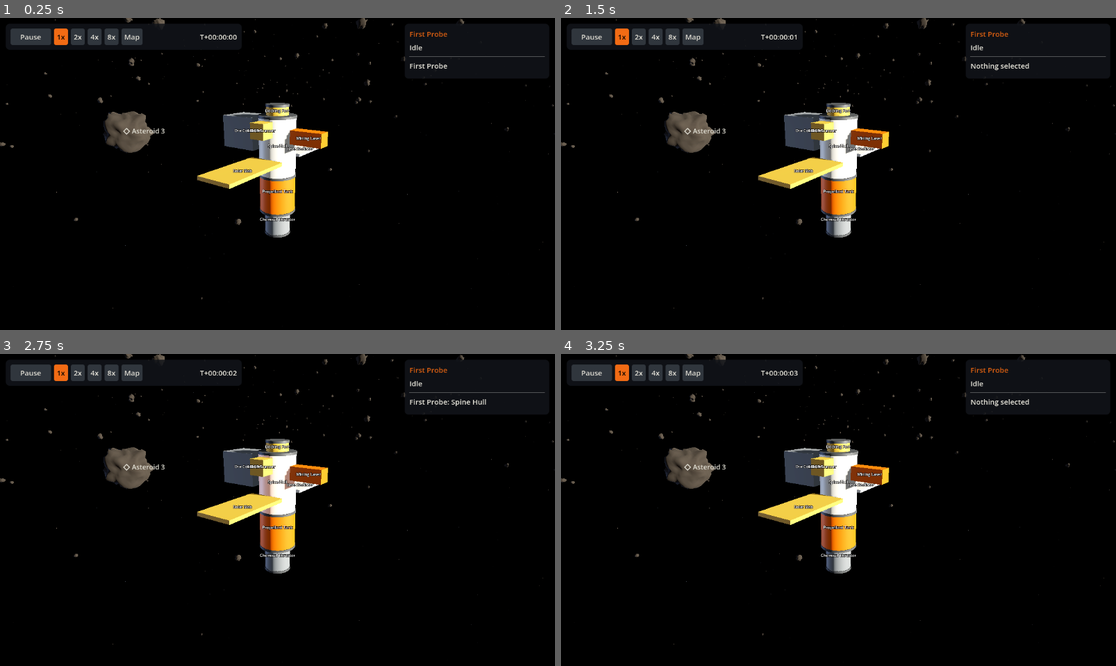
Above: before the commit, frames 1-4 (two rows, left to right).
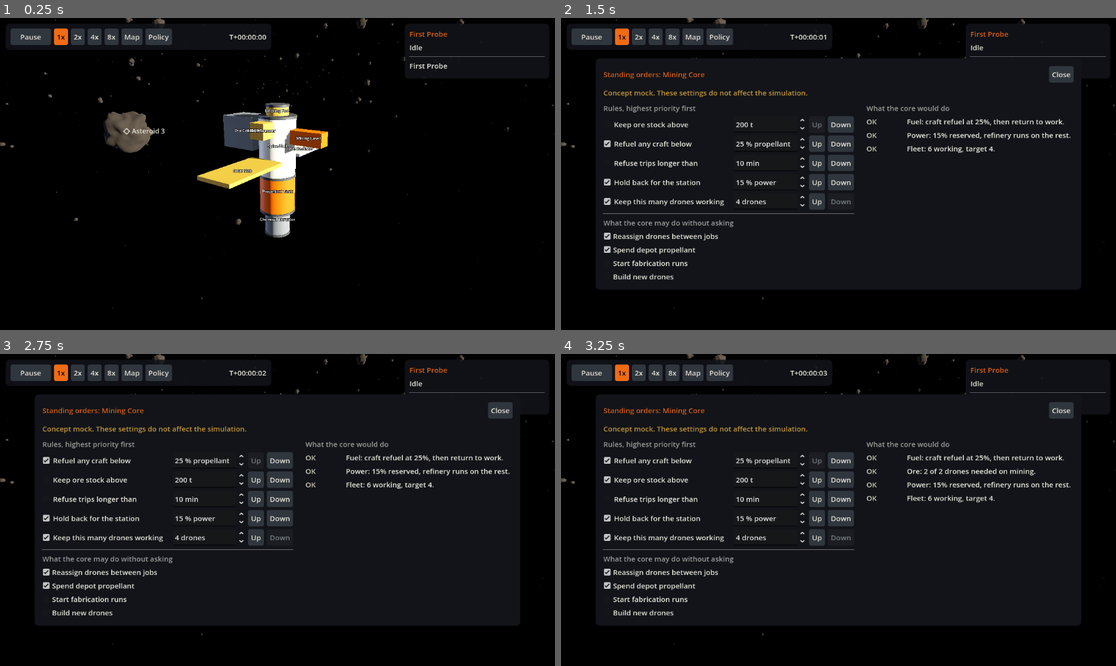
Above: after the commit, the same moments.

Repository: Tunje/spacejunk
Game: Godot game, scene res://client/main.tscn
Two runs of this game, one before a commit and one after it. Both use one fixed random seed, a clock stepped at 60 frames per second and the inputs below.
Inputs (mouse positions are in pixels of both pictures, inside the frame that each line leads up to):
- Up to frame 1 (0.25 s): no input
- Up to frame 2 (1.5 s): click (721, 36) at 0.5 s, where only the run after the commit has a clickable "Policy"; click (605, 124) at 1.27 s
- Up to frame 3 (2.75 s): click (277, 460) at 2 s, where only the run after the commit has a clickable "Down"
- Up to frame 4 (3.25 s): click (605, 478) at 2.77 s

The runs differ from the first frame. In frame 1, 0.4% of the frame differs, in the area x 26-49%, y 3-9%; in frame 2, 63%; in frame 3, 63%, in the area x 6-94%, y 3-87%; in frame 4, 63%.

Commit message:
Add mock standing-orders screen (D6)
A policy screen for the workplan section 4 spike. The player sets rules and
permissions and reads what the core would do. It is invented data and sends
no commands. Also rewords out_of_range as Move there first.

Co-Authored-By: Claude Opus 5.5 <noreply@anthropic.com>

Diff:
--- a/client/debug/screenshot_driver.gd
+++ b/client/debug/screenshot_driver.gd
@@ -5,6 +5,7 @@
 ##   --order=<order key>             pressed after --delay frames
 ##   --speed=1|2|4|8  --zoom=<metres>  --yaw=<radians>  --pitch=<radians>
 ##   --map=1                         opens the system map
+##   --policy=1                      opens the standing-orders mock
 
 var main: Node3D
 var parsed: Dictionary = {}
@@ -52,6 +53,8 @@
 		if parsed.has("zoom"):
 			camera.target_distance_m = float(parsed["zoom"])
 			camera.distance_m = camera.target_distance_m
+	if parsed.has("policy"):
+		main.standing_orders.toggle()
 	if parsed.has("order"):
 		for i in range(int(parsed.get("delay", "5"))):
 			await get_tree().process_frame
--- a/client/main.gd
+++ b/client/main.gd
@@ -11,6 +11,7 @@
 @onready var event_log: EventLog = %EventLog
 @onready var markers: EntityMarkers = %Markers
 @onready var system_map: SystemMap = $SystemMap
+@onready var standing_orders: StandingOrdersScreen = %StandingOrders
 
 
 func _ready() -> void:
@@ -22,6 +23,7 @@
 	event_log.bind(bridge)
 	system_map.bind(bridge, local_view)
 	time_controls.map_pressed.connect(toggle_map)
+	time_controls.policy_pressed.connect(standing_orders.toggle)
 	var args := OS.get_cmdline_user_args()
 	ScreenshotDriver.attach_if_requested(self, args)
 	ScreenshotRunner.attach_if_requested(self, args)
@@ -34,6 +36,12 @@
 	if key.physical_keycode == KEY_M:
 		toggle_map()
 		get_viewport().set_input_as_handled()
+	elif key.physical_keycode == KEY_P:
+		standing_orders.toggle()
+		get_viewport().set_input_as_handled()
+	elif key.physical_keycode == KEY_ESCAPE and standing_orders.visible:
+		standing_orders.toggle()
+		get_viewport().set_input_as_handled()
 	elif key.physical_keycode == KEY_ESCAPE and system_map.is_open():
 		toggle_map()
 		get_viewport().set_input_as_handled()
--- a/client/main.tscn
+++ b/client/main.tscn
@@ -12,6 +12,7 @@
 [ext_resource type="Shader" path="res://client/view/shaders/space_sky.gdshader" id="9_sky"]
 [ext_resource type="Script" path="res://client/view/system_map.gd" id="10_map"]
 [ext_resource type="Script" path="res://client/ui/map_overlay.gd" id="11_overlay"]
+[ext_resource type="Script" path="res://client/mock/standing_orders_screen.gd" id="12_policy"]
 
 [sub_resource type="ShaderMaterial" id="ShaderMaterial_sky"]
 shader = ExtResource("9_sky")
@@ -106,6 +107,17 @@
 grow_horizontal = 0
 script = ExtResource("6_orders")
 
+[node name="StandingOrders" type="PanelContainer" parent="Overlay"]
+unique_name_in_owner = true
+anchors_preset = 8
+anchor_left = 0.5
+anchor_top = 0.5
+anchor_right = 0.5
+anchor_bottom = 0.5
+grow_horizontal = 2
+grow_vertical = 2
+script = ExtResource("12_policy")
+
 [node name="EventLog" type="PanelContainer" parent="Overlay"]
 unique_name_in_owner = true
 anchors_preset = 2
--- /dev/null
+++ b/client/mock/standing_orders_mock.gd
@@ -0,0 +1,76 @@
+class_name StandingOrdersMock extends RefCounted
+## Invented data and rules for the standing-orders spike (workplan section 4).
+## It answers one question for the owner: is setting policy fun? Nothing here
+## touches the simulation, and all of it can be deleted without other changes.
+
+const FLEET_DRONES := 6
+const RULES: Array[Dictionary] = [
+	{ "id": "keep_ore", "text": "Keep ore stock above", "value": 200, "unit": "t", "max": 2000, "step": 50, "on": true },
+	{ "id": "refuel", "text": "Refuel any craft below", "value": 25, "unit": "% propellant", "max": 90, "step": 5, "on": true },
+	{ "id": "trip_limit", "text": "Refuse trips longer than", "value": 10, "unit": "min", "max": 120, "step": 5, "on": false },
+	{ "id": "power_reserve", "text": "Hold back for the station", "value": 15, "unit": "% power", "max": 60, "step": 5, "on": true },
+	{ "id": "replace_drones", "text": "Keep this many drones working", "value": 4, "unit": "drones", "max": 12, "step": 1, "on": true },
+]
+const GRANTS: Array[Dictionary] = [
+	{ "id": "reassign", "text": "Reassign drones between jobs", "on": true },
+	{ "id": "spend_propellant", "text": "Spend depot propellant", "on": true },
+	{ "id": "fabricate", "text": "Start fabrication runs", "on": false },
+	{ "id": "build_drones", "text": "Build new drones", "on": false },
+]
+
+
+static func new_rules() -> Array[Dictionary]:
+	return RULES.duplicate(true)
+
+
+static func new_grants() -> Array[Dictionary]:
+	return GRANTS.duplicate(true)
+
+
+## What the core says it would do. Rules are read in list order, so moving one
+## up gives it first claim on the drones. Returns { state, text } lines, where
+## state is `ok`, `limited` or `blocked`.
+static func project(rules: Array[Dictionary], grants: Array[Dictionary]) -> Array[Dictionary]:
+	var lines: Array[Dictionary] = []
+	var allowed: Dictionary = {}
+	for grant: Dictionary in grants:
+		allowed[grant["id"]] = grant["on"]
+	var free_drones := FLEET_DRONES
+	for rule: Dictionary in rules:
+		if rule["on"]:
+			free_drones = _project_rule(rule, allowed, free_drones, lines)
+	if lines.is_empty():
+		lines.append({ "state": "limited", "text": "No standing orders. The core waits for you." })
+	return lines
+
+
+static func _project_rule(rule: Dictionary, allowed: Dictionary, free_drones: int, lines: Array[Dictionary]) -> int:
+	match rule["id"]:
+		"keep_ore":
+			var needed := clampi(rule["value"] / 100, 1, FLEET_DRONES)
+			if not allowed["reassign"]:
+				lines.append({ "state": "blocked", "text": "Ore target needs drones moved, but you have not allowed reassignment." })
+				return free_drones
+			var used := mini(needed, free_drones)
+			var state := "ok" if used == needed else "limited"
+			lines.append({ "state": state, "text": "Ore: %d of %d drones needed on mining." % [used, needed] })
+			return free_drones - used
+		"refuel":
+			if allowed["spend_propellant"]:
+				lines.append({ "state": "ok", "text": "Fuel: craft refuel at %d%%, then return to work." % rule["value"] })
+			else:
+				lines.append({ "state": "blocked", "text": "Refuelling needs depot propellant, which you have not allowed." })
+		"trip_limit":
+			var state := "ok" if rule["value"] >= 15 else "limited"
+			lines.append({ "state": state, "text": "Range: trips over %d min refused. The far asteroids take 15 min." % rule["value"] })
+		"power_reserve":
+			var state := "ok" if rule["value"] <= 30 else "limited"
+			lines.append({ "state": state, "text": "Power: %d%% reserved, refinery runs on the rest." % rule["value"] })
+		"replace_drones":
+			if rule["value"] <= FLEET_DRONES:
+				lines.append({ "state": "ok", "text": "Fleet: %d working, target %d." % [FLEET_DRONES, rule["value"]] })
+			elif allowed["build_drones"] and allowed["fabricate"]:
+				lines.append({ "state": "ok", "text": "Fleet: building %d more drones." % (rule["value"] - FLEET_DRONES) })
+			else:
+				lines.append({ "state": "blocked", "text": "Fleet target needs new drones. Allow fabrication and drone building." })
+	return free_drones
--- /dev/null
+++ b/client/mock/standing_orders_screen.gd
@@ -0,0 +1,179 @@
+class_name StandingOrdersScreen extends PanelContainer
+## Mock policy screen: the player sets rules and permissions rather than orders,
+## and reads what the core would do. It sends no commands.
+
+const STATE_COLOURS: Dictionary = {
+	"ok": ClientTheme.OFF_WHITE,
+	"limited": ClientTheme.GOLD,
+	"blocked": ClientTheme.ORANGE,
+}
+const STATE_MARKS: Dictionary = { "ok": "OK", "limited": "LIMITED", "blocked": "BLOCKED" }
+
+var rules: Array[Dictionary] = StandingOrdersMock.new_rules()
+var grants: Array[Dictionary] = StandingOrdersMock.new_grants()
+
+var _rule_box: VBoxContainer
+var _grant_box: VBoxContainer
+var _projection_box: VBoxContainer
+
+
+func _ready() -> void:
+	theme = ClientTheme.build()
+	add_theme_stylebox_override("panel", ClientTheme.solid_panel())
+	visible = false
+	var column := VBoxContainer.new()
+	column.add_theme_constant_override("separation", 10)
+	add_child(column)
+
+	var header := HBoxContainer.new()
+	column.add_child(header)
+	var title := Label.new()
+	title.text = "Standing orders: Mining Core"
+	title.size_flags_horizontal = Control.SIZE_EXPAND_FILL
+	title.modulate = ClientTheme.ORANGE
+	header.add_child(title)
+	var close := Button.new()
+	close.text = "Close"
+	close.focus_mode = Control.FOCUS_NONE
+	close.pressed.connect(func() -> void: visible = false)
+	header.add_child(close)
+
+	var banner := Label.new()
+	banner.text = "Concept mock. These settings do not affect the simulation."
+	banner.modulate = ClientTheme.GOLD
+	column.add_child(banner)
+
+	var sections := HBoxContainer.new()
+	sections.add_theme_constant_override("separation", 26)
+	column.add_child(sections)
+	var left := VBoxContainer.new()
+	left.custom_minimum_size = Vector2(520, 0)
+	left.add_theme_constant_override("separation", 6)
+	sections.add_child(left)
+	var right := VBoxContainer.new()
+	right.custom_minimum_size = Vector2(430, 0)
+	right.add_theme_constant_override("separation", 6)
+	sections.add_child(right)
+
+	_add_heading(left, "Rules, highest priority first")
+	_rule_box = _add_box(left)
+	left.add_child(HSeparator.new())
+	_add_heading(left, "What the core may do without asking")
+	_grant_box = _add_box(left)
+	_add_heading(right, "What the core would do")
+	_projection_box = _add_box(right)
+	refresh()
+
+
+func toggle() -> void:
+	visible = not visible
+
+
+func move_rule(index: int, offset: int) -> void:
+	var target := index + offset
+	if target < 0 or target >= rules.size():
+		return
+	var rule: Dictionary = rules[index]
+	rules[index] = rules[target]
+	rules[target] = rule
+	refresh.call_deferred()
+
+
+func refresh() -> void:
+	_clear(_rule_box)
+	_clear(_grant_box)
+	_clear(_projection_box)
+	for index in range(rules.size()):
+		_add_rule_row(index)
+	for grant: Dictionary in grants:
+		var box := CheckBox.new()
+		box.text = grant["text"]
+		box.button_pressed = grant["on"]
+		box.focus_mode = Control.FOCUS_NONE
+		box.toggled.connect(_on_grant_toggled.bind(grant))
+		_grant_box.add_child(box)
+	_refresh_projection()
+
+
+func _refresh_projection() -> void:
+	_clear(_projection_box)
+	for line: Dictionary in StandingOrdersMock.project(rules, grants):
+		var row := HBoxContainer.new()
+		row.add_theme_constant_override("separation", 8)
+		var mark := Label.new()
+		mark.text = STATE_MARKS[line["state"]]
+		mark.custom_minimum_size = Vector2(76, 0)
+		mark.modulate = STATE_COLOURS[line["state"]]
+		row.add_child(mark)
+		var text := Label.new()
+		text.text = line["text"]
+		text.autowrap_mode = TextServer.AUTOWRAP_WORD_SMART
+		text.size_flags_horizontal = Control.SIZE_EXPAND_FILL
+		row.add_child(text)
+		_projection_box.add_child(row)
+
+
+func _add_rule_row(index: int) -> void:
+	var rule: Dictionary = rules[index]
+	var row := HBoxContainer.new()
+	row.add_theme_constant_override("separation", 6)
+	var enabled := CheckBox.new()
+	enabled.button_pressed = rule["on"]
+	enabled.focus_mode = Control.FOCUS_NONE
+	enabled.toggled.connect(_on_rule_toggled.bind(rule))
+	row.add_child(enabled)
+	var text := Label.new()
+	text.text = rule["text"]
+	text.size_flags_horizontal = Control.SIZE_EXPAND_FILL
+	row.add_child(text)
+	var amount := SpinBox.new()
+	amount.max_value = rule["max"]
+	amount.step = rule["step"]
+	amount.value = rule["value"]
+	amount.suffix = rule["unit"]
+	amount.custom_minimum_size = Vector2(150, 0)
+	amount.value_changed.connect(_on_value_changed.bind(rule))
+	row.add_child(amount)
+	for offset: int in [-1, 1]:
+		var shift := Button.new()
+		shift.text = "Up" if offset < 0 else "Down"
+		shift.focus_mode = Control.FOCUS_NONE
+		shift.disabled = index + offset < 0 or index + offset >= rules.size()
+		shift.pressed.connect(move_rule.bind(index, offset))
+		row.add_child(shift)
+	_rule_box.add_child(row)
+
+
+func _on_rule_toggled(on: bool, rule: Dictionary) -> void:
+	rule["on"] = on
+	_refresh_projection()
+
+
+func _on_grant_toggled(on: bool, grant: Dictionary) -> void:
+	grant["on"] = on
+	_refresh_projection()
+
+
+func _on_value_changed(value: float, rule: Dictionary) -> void:
+	rule["value"] = roundi(value)
+	_refresh_projection()
+
+
+func _add_heading(parent: Control, text: String) -> void:
+	var heading := Label.new()
+	heading.text = text
+	heading.modulate = ClientTheme.MID_GREY.lightened(0.35)
+	parent.add_child(heading)
+
+
+func _add_box(parent: Control) -> VBoxContainer:
+	var box := VBoxContainer.new()
+	box.add_theme_constant_override("separation", 6)
+	parent.add_child(box)
+	return box
+
+
+func _clear(box: Control) -> void:
+	for child: Node in box.get_children():
+		box.remove_child(child)
+		child.queue_free()
--- a/client/ui/client_theme.gd
+++ b/client/ui/client_theme.gd
@@ -26,7 +26,16 @@
 	built.set_color("font_hover_pressed_color", "Button", Color.BLACK)
 	built.set_color("font_disabled_color", "Button", MID_GREY)
 	built.set_color("font_color", "Label", OFF_WHITE)
+	for state: String in ["normal", "hover", "pressed", "hover_pressed", "disabled"]:
+		built.set_stylebox(state, "CheckBox", StyleBoxEmpty.new())
+	built.set_color("font_pressed_color", "CheckBox", OFF_WHITE)
+	built.set_color("font_hover_pressed_color", "CheckBox", Color.WHITE)
 	return built
+
+
+## A panel that hides the scene behind it, for full screens.
+static func solid_panel() -> StyleBoxFlat:
+	return _box(Color(PANEL, 1.0), 8, 16)
 
 
 static func _box(colour: Color, radius: int, margin: int) -> StyleBoxFlat:
--- a/client/ui/order_text.gd
+++ b/client/ui/order_text.gd
@@ -26,7 +26,7 @@
 	"not_docked": "Not docked",
 	"not_in_stub": "Not available in the stub simulation",
 	"not_whole_unit": "Must be whole units",
-	"out_of_range": "Out of range",
+	"out_of_range": "Move there first",
 	"output_full": "No room for the output",
 	"over_heat_budget": "Over the heat budget",
 	"over_heat_limit": "Heat limit exceeded",
--- a/client/ui/time_controls.gd
+++ b/client/ui/time_controls.gd
@@ -3,6 +3,7 @@
 ## pick a speed. These are raw keys so project.godot needs no input map.
 
 signal map_pressed
+signal policy_pressed
 
 var bridge: SimBridge
 
@@ -34,6 +35,11 @@
 	map_button.focus_mode = Control.FOCUS_NONE
 	map_button.pressed.connect(func() -> void: map_pressed.emit())
 	row.add_child(map_button)
+	var policy_button := Button.new()
+	policy_button.text = "Policy"
+	policy_button.focus_mode = Control.FOCUS_NONE
+	policy_button.pressed.connect(func() -> void: policy_pressed.emit())
+	row.add_child(policy_button)
 	_clock = Label.new()
 	_clock.custom_minimum_size = Vector2(190, 0)
 	_clock.horizontal_alignment = HORIZONTAL_ALIGNMENT_RIGHT
--- a/tests/client/test_local_view.gd
+++ b/tests/client/test_local_view.gd
@@ -254,7 +254,7 @@
 func test_scan_then_mine_through_the_panel() -> void:
 	view.select("body", rock, 0)
 	assert_true(panel.button_for("Scan").disabled, "too far away to scan")
-	assert_string_contains(panel.button_for("Scan").tooltip_text, "Out of range")
+	assert_string_contains(panel.button_for("Scan").tooltip_text, "Move there first")
 	assert_true(panel.press("Move to"))
 	_run_ticks(_sim_ship_ticks_to(rock) + 8)
 	assert_true(panel.press("Scan"))
@@ -290,4 +290,4 @@
 
 
 func test_range_details_show_numbers() -> void:
-	assert_eq(OrderText.reason("out_of_range", { "need_mm": 500000, "have_mm": 3200000 }), "Out of range (3.2 km, needs 500 m)")
+	assert_eq(OrderText.reason("out_of_range", { "need_mm": 500000, "have_mm": 3200000 }), "Move there first (3.2 km, needs 500 m)")
--- /dev/null
+++ b/tests/client/test_standing_orders.gd
@@ -0,0 +1,131 @@
+extends GutTest
+
+var rules: Array[Dictionary]
+var grants: Array[Dictionary]
+
+
+func before_each() -> void:
+	rules = StandingOrdersMock.new_rules()
+	grants = StandingOrdersMock.new_grants()
+
+
+func _rule(id: String) -> Dictionary:
+	for rule: Dictionary in rules:
+		if rule["id"] == id:
+			return rule
+	return {}
+
+
+func _grant(id: String) -> Dictionary:
+	for grant: Dictionary in grants:
+		if grant["id"] == id:
+			return grant
+	return {}
+
+
+func _states() -> Array:
+	return StandingOrdersMock.project(rules, grants).map(func(line: Dictionary) -> String: return line["state"])
+
+
+func _text() -> String:
+	var lines: Array = StandingOrdersMock.project(rules, grants).map(func(line: Dictionary) -> String: return line["text"])
+	return "\n".join(lines)
+
+
+func test_defaults_give_a_clean_plan() -> void:
+	assert_does_not_have(_states(), "blocked")
+
+
+func test_each_copy_of_the_rules_is_independent() -> void:
+	_rule("keep_ore")["value"] = 1
+	assert_ne(StandingOrdersMock.new_rules()[0]["value"], 1)
+	assert_eq(StandingOrdersMock.RULES[0]["value"], 200)
+
+
+func test_withdrawing_a_permission_blocks_the_rule_that_needs_it() -> void:
+	_grant("spend_propellant")["on"] = false
+	assert_has(_states(), "blocked")
+	assert_string_contains(_text(), "depot propellant")
+
+
+func test_a_target_beyond_the_fleet_needs_building_permissions() -> void:
+	_rule("replace_drones")["value"] = 10
+	assert_has(_states(), "blocked")
+	_grant("build_drones")["on"] = true
+	_grant("fabricate")["on"] = true
+	assert_does_not_have(_states(), "blocked")
+	assert_string_contains(_text(), "building 4 more")
+
+
+func test_a_tight_trip_limit_is_flagged_not_blocked() -> void:
+	_rule("trip_limit")["on"] = true
+	assert_has(_states(), "limited")
+	assert_does_not_have(_states(), "blocked")
+
+
+func test_no_rules_means_the_core_waits() -> void:
+	for rule: Dictionary in rules:
+		rule["on"] = false
+	assert_string_contains(_text(), "waits for you")
+
+
+func test_ore_target_caps_at_the_fleet() -> void:
+	_rule("keep_ore")["value"] = 2000
+	assert_string_contains(_text(), "6 of 6")
+
+
+func test_scene_toggles_with_the_key_and_closes_with_escape() -> void:
+	var main: Node = add_child_autofree(load("res://client/main.tscn").instantiate())
+	main.get_node("Bridge").set_paused(true)
+	var screen: StandingOrdersScreen = main.standing_orders
+	assert_false(screen.visible)
+	var key := InputEventKey.new()
+	key.pressed = true
+	key.physical_keycode = KEY_P
+	main._unhandled_key_input(key)
+	assert_true(screen.visible)
+	key.physical_keycode = KEY_ESCAPE
+	main._unhandled_key_input(key)
+	assert_false(screen.visible)
+
+
+func test_escape_closes_the_screen_before_the_map() -> void:
+	var main: Node = add_child_autofree(load("res://client/main.tscn").instantiate())
+	main.get_node("Bridge").set_paused(true)
+	main.toggle_map()
+	main.standing_orders.toggle()
+	var key := InputEventKey.new()
+	key.pressed = true
+	key.physical_keycode = KEY_ESCAPE
+	main._unhandled_key_input(key)
+	assert_false(main.standing_orders.visible)
+	assert_true(main.system_map.is_open())
+
+
+func test_screen_never_touches_the_simulation() -> void:
+	var main: Node = add_child_autofree(load("res://client/main.tscn").instantiate())
+	var bridge: SimBridge = main.get_node("Bridge")
+	bridge.set_paused(true)
+	var before: String = bridge.sim.state_hash()
+	var screen: StandingOrdersScreen = main.standing_orders
+	screen.toggle()
+	screen._on_rule_toggled(false, screen.rules[0])
+	screen._on_grant_toggled(false, screen.grants[0])
+	screen._on_value_changed(55.0, screen.rules[1])
+	screen.move_rule(1, -1)
+	assert_eq(bridge.sim.state_hash(), before)
+
+
+func test_changes_update_the_projection_and_reordering_keeps_rules() -> void:
+	var screen := StandingOrdersScreen.new()
+	add_child_autofree(screen)
+	var first_id: String = screen.rules[0]["id"]
+	screen.move_rule(0, 1)
+	assert_eq(screen.rules[1]["id"], first_id)
+	screen.move_rule(0, -1)
+	assert_eq(screen.rules[1]["id"], first_id, "moving past the top does nothing")
+	var count := screen._projection_box.get_child_count()
+	assert_gt(count, 0)
+	screen._on_rule_toggled(false, screen.rules[1])
+	await wait_process_frames(1)
+	assert_lt(screen._projection_box.get_child_count(), count)
Not shown: 1 places in client/main.tscn that only renumber resources
Not shown, added: client/mock/standing_orders_mock.gd.uid
Not shown, added: client/mock/standing_orders_screen.gd.uid
Not shown, added: tests/client/test_standing_orders.gd.uid
